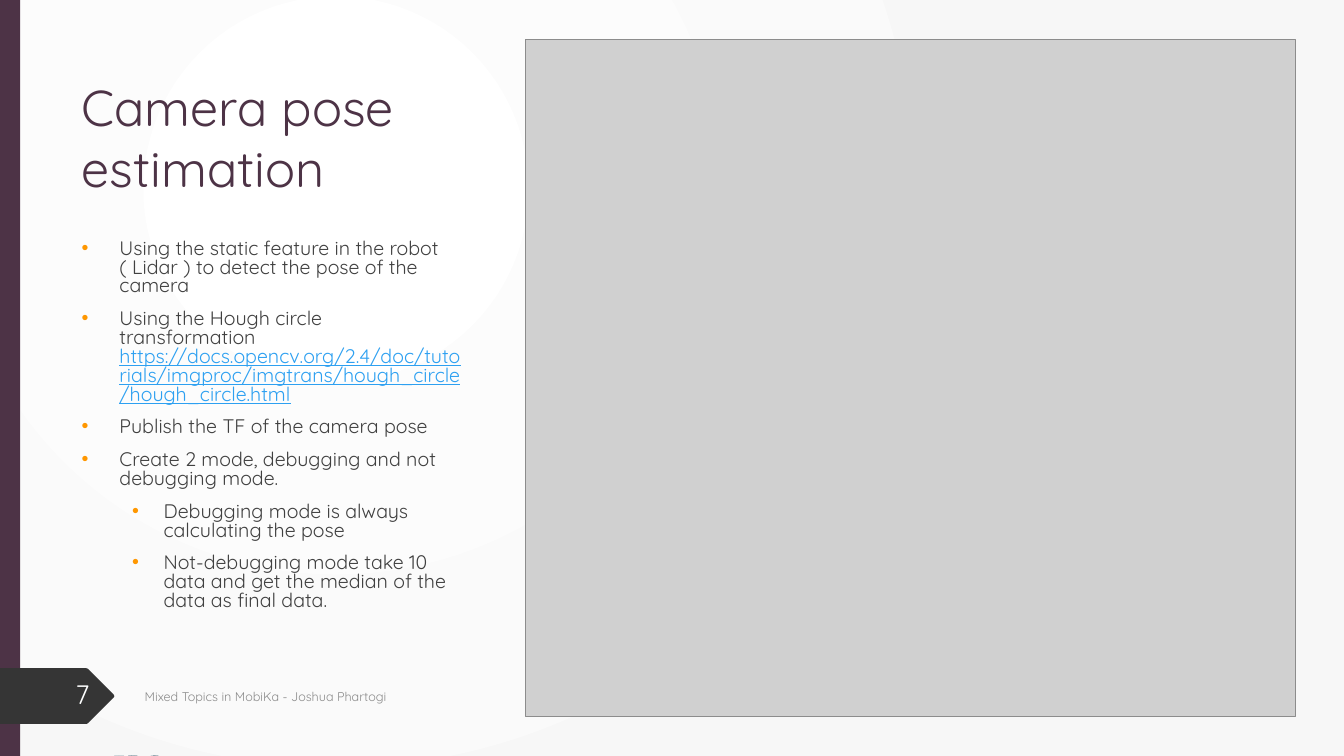
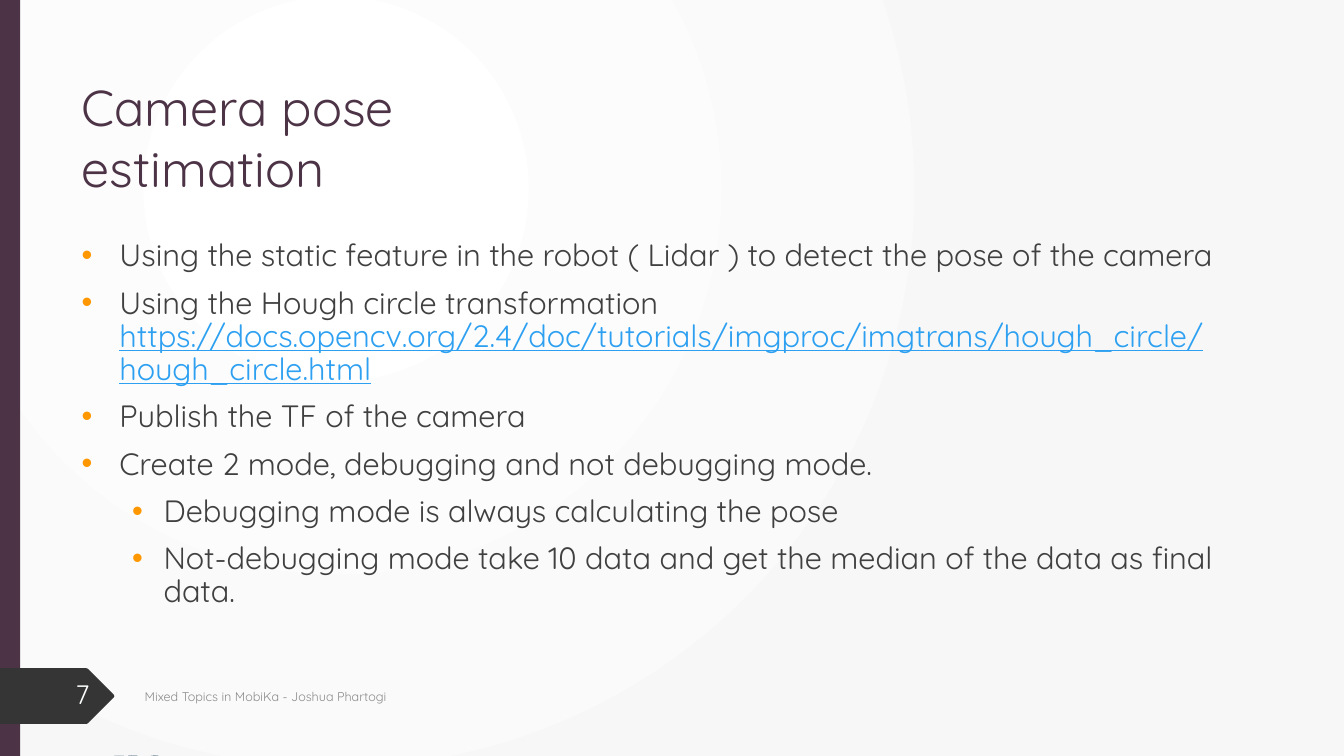
Before and after one commit to Jphartogi/Ipa_final_presentation, a slide deck: slide 7 of Internship Presentation.pptx. Drawn at 1344x756 pixels with LibreOffice and Linux fonts; fonts in the diff are those of the drawing; grey boxes stand for pictures. Boxes give left, top, right and bottom in pixels: in the first picture for what was removed or moved away, otherwise in the second. Text is boxed around its words. In the diff, an @@ line names an element or a change of style, - is before the commit and + after.

Commit message:
Update presentation

```diff
--- a/Internship Presentation.pptx
+++ b/Internship Presentation.pptx
@@ picture removed at (x1=525, y1=39, x2=1296, y2=717) @@
@@ text at (x1=119, y1=243, x2=1213, y2=603): size 14 to 22 pt; line spacing 0.8 to 0.9 @@
@@ text at (x1=119, y1=404, x2=525, y2=428): text changed; size 14 to 22 pt @@
-• Publish the TF of the camera pose
+• Publish the TF of the camera
```
Also in this commit, not shown: 3 other slides changed, 1 slide added.
